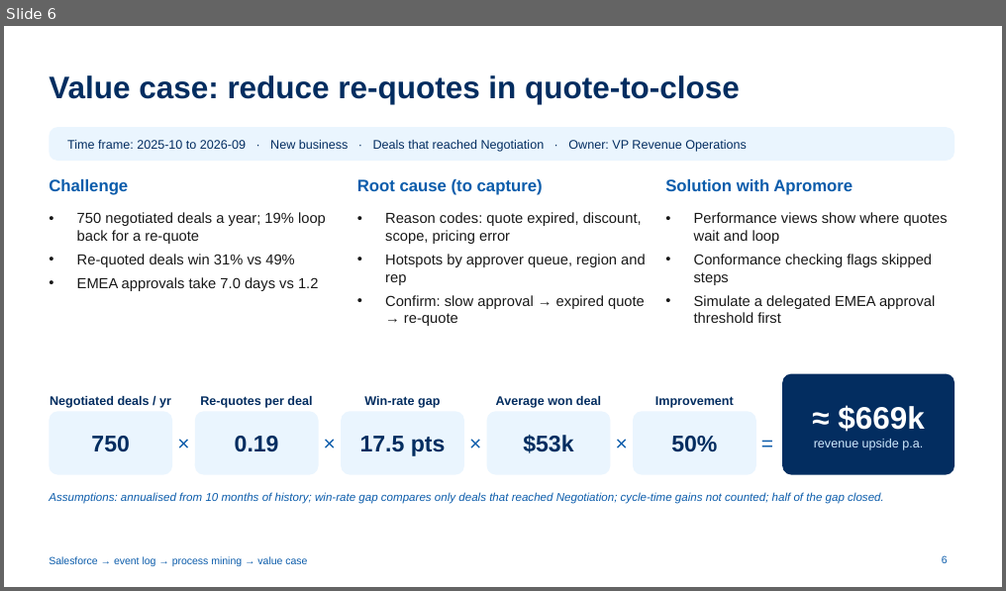
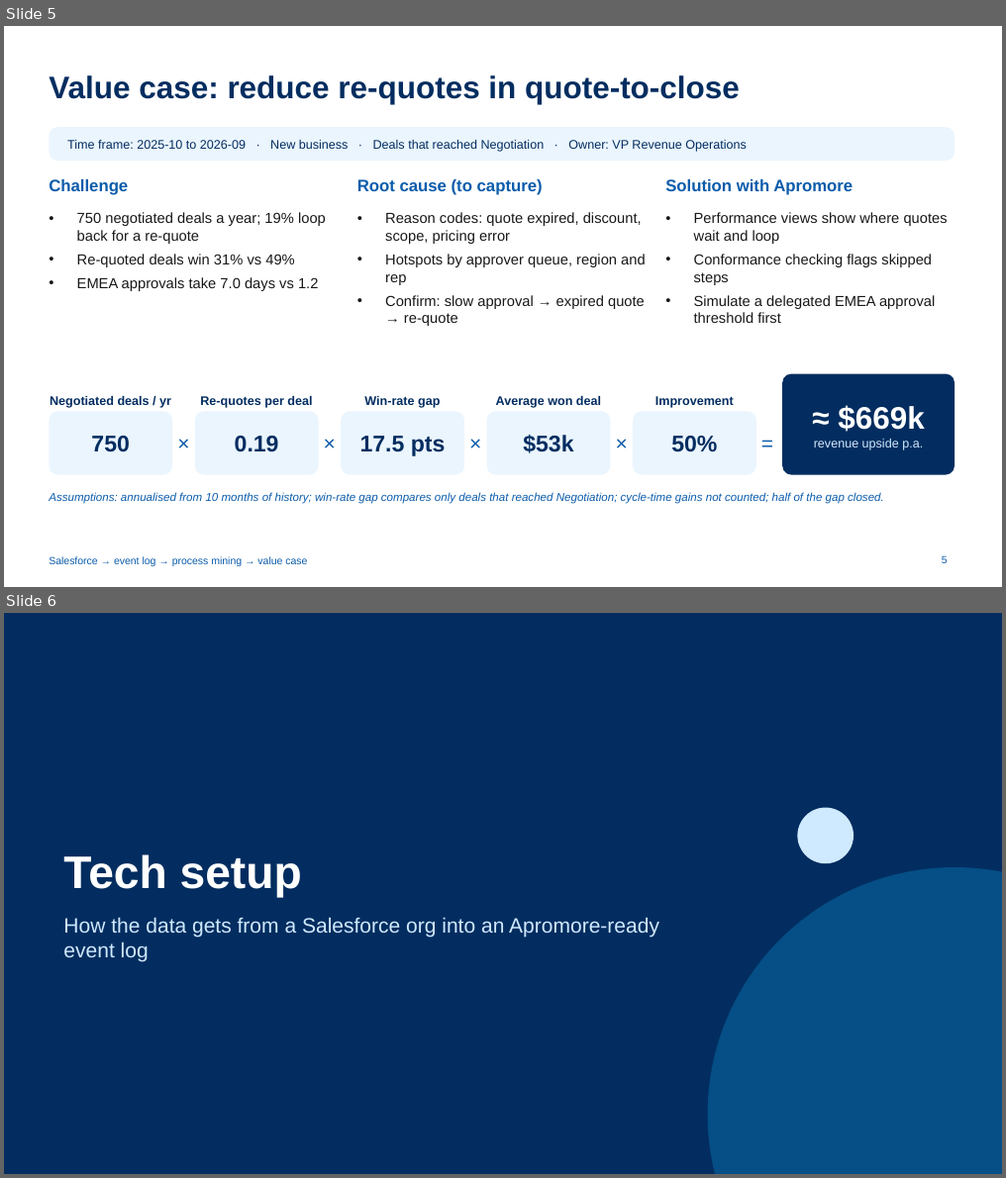
Before and after one commit to ch-lukas/salesforce-process-intelligence, a slide deck: deck/salesforce-process-intelligence.pptx. Shown one above the other, each under a label of ours: slide 6 before the commit, slides 5 and 6 after it. The pictures are 1006x591 and 1006x1178 pixels, drawn with LibreOffice and Linux fonts; fonts in the diff are those of the drawing. Boxes give left, top, right and bottom in pixels: in the first picture for what was removed or moved away, otherwise in the second. Text is boxed around its words. In the diff, an @@ line names an element or a change of style, - is before the commit and + after.

```diff
--- a/deck/salesforce-process-intelligence.pptx
+++ b/deck/salesforce-process-intelligence.pptx
@@ slide 6 added at [4, 613, 1002, 1174], background #032D60 @@
@@ ellipse added at [798, 808, 853, 863], fill #CFE9FE @@
@@ title added at [63, 855, 302, 897], 44 pt, text #FFFFFF, bold @@
+Tech setup
@@ ellipse added at [708, 867, 1002, 1174], fill #0B9DE0 at 30% opacity @@
@@ text added at [63, 917, 659, 962], 20 pt, text #CFE9FE @@
+How the data gets from a Salesforce org into an Apromore-ready event log
@@ what was slide 6 is now slide 5 @@
@@ page number at [942, 557, 947, 564]: text changed @@
-6
+5
```
Also in this commit, not shown: 1 slide changed, 2 other slides added, 2 other files.
